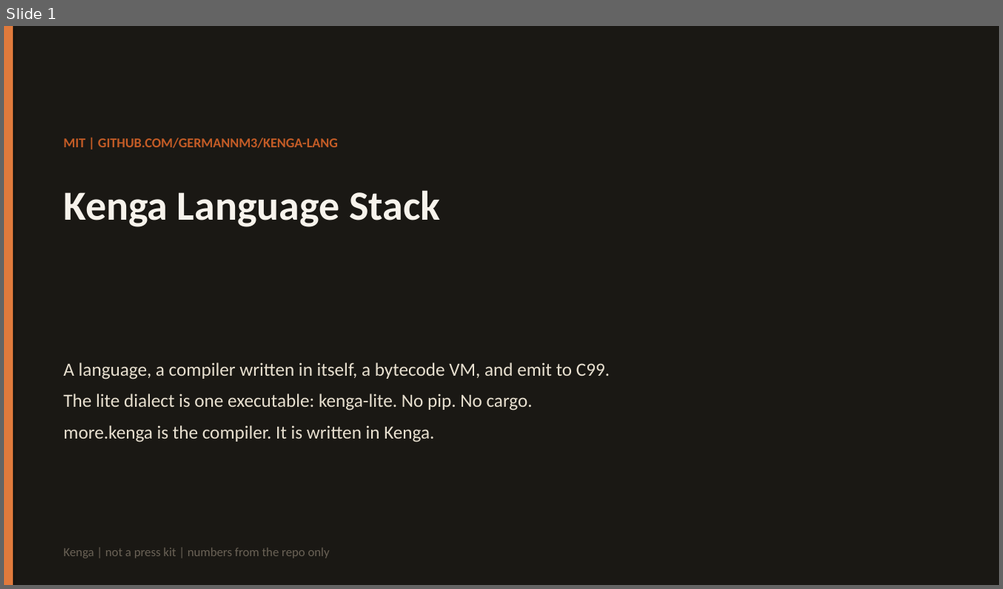
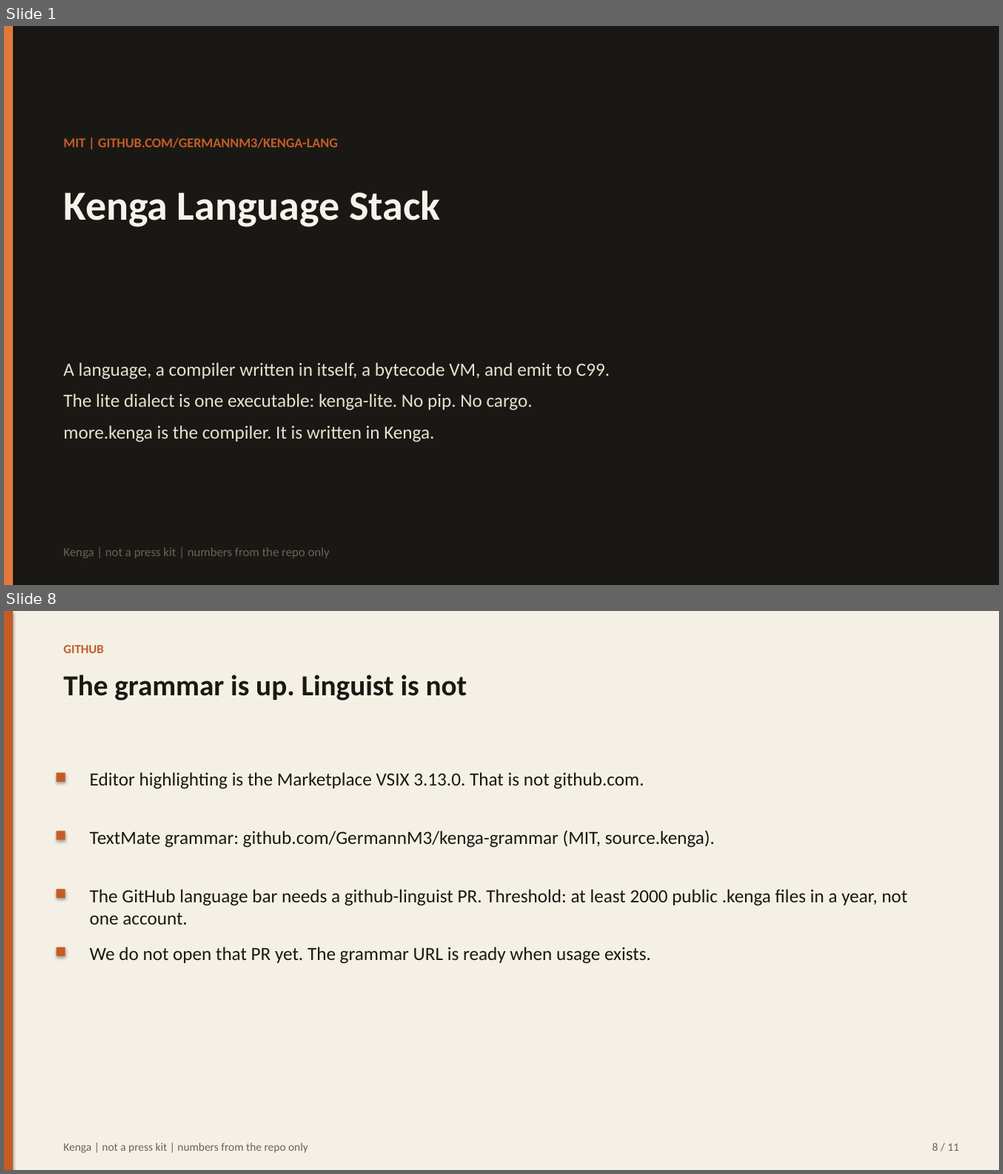
Before and after one commit to GermannM3/kenga-lang, a slide deck: sell/kenga-language/pitch.en.pptx. Shown one above the other, each under a label of ours: slide 1 before the commit, slides 1 and 8 after it; the slides between them are not shown. The pictures are 1003x589 and 1003x1174 pixels, drawn with LibreOffice and Linux fonts; fonts in the diff are those of the drawing. Boxes give left, top, right and bottom in pixels: in the first picture for what was removed or moved away, otherwise in the second. Text is boxed around its words. In the diff, an @@ line names an element or a change of style, - is before the commit and + after.

```diff
--- a/sell/kenga-language/pitch.en.pptx
+++ b/sell/kenga-language/pitch.en.pptx
@@ slide 8 added at [4, 611, 999, 1170], background #FFFFFF @@
@@ rectangle added at [4, 611, 999, 1170], fill #F4F0E6 @@
@@ rectangle added at [4, 611, 13, 1170], fill #C45C26 @@
@@ text added at [63, 645, 103, 653], 12 pt, text #C45C26, bold @@
+GITHUB
@@ text added at [63, 675, 467, 701], 28 pt, text #1A1814, bold @@
+The grammar is up. Linguist is not
@@ rectangle added at [57, 773, 65, 782], fill #C45C26 @@
@@ text added at [90, 772, 643, 789], 18 pt, text #1A1814 @@
+Editor highlighting is the Marketplace VSIX 3.13.0. That is not github.com.
@@ rectangle added at [57, 831, 65, 840], fill #C45C26 @@
@@ text added at [90, 830, 714, 848], 18 pt, text #1A1814 @@
+TextMate grammar: github.com/GermannM3/kenga-grammar (MIT, source.kenga).
@@ rectangle added at [57, 889, 65, 898], fill #C45C26 @@
@@ text added at [90, 889, 908, 925], 18 pt, text #1A1814 @@
+The GitHub language bar needs a github-linguist PR. Threshold: at least 2000 public .kenga files in a year, not one account.
@@ rectangle added at [57, 948, 65, 957], fill #C45C26 @@
@@ text added at [90, 947, 651, 964], 18 pt, text #1A1814 @@
+We do not open that PR yet. The grammar URL is ready when usage exists.
@@ text added at [63, 1143, 308, 1153], 11 pt, text #6A6256 @@
+Kenga | not a press kit | numbers from the repo only
@@ text added at [932, 1143, 959, 1151], 11 pt, text #6A6256 @@
+8 / 11
```
Also in this commit, not shown: 9 slides changed, 19 other files.
